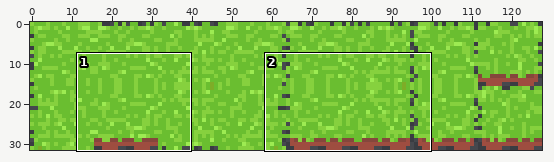
Sprite sheet -- graphics/tile_forest_water_pond.png. The picture above shows the old version from afar; the outline marks the close-up.
Close-up. Before:
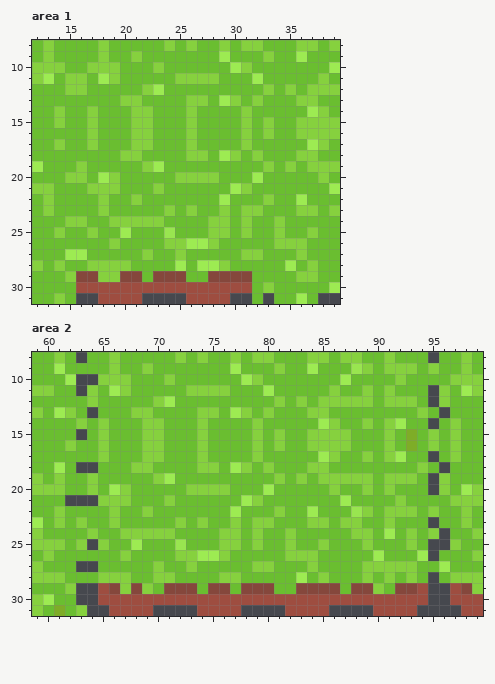
The file is 128x32 pixels. Shown: area 1: x 12..39, y 8..31; area 2: x 59..99, y 8..31.
After:
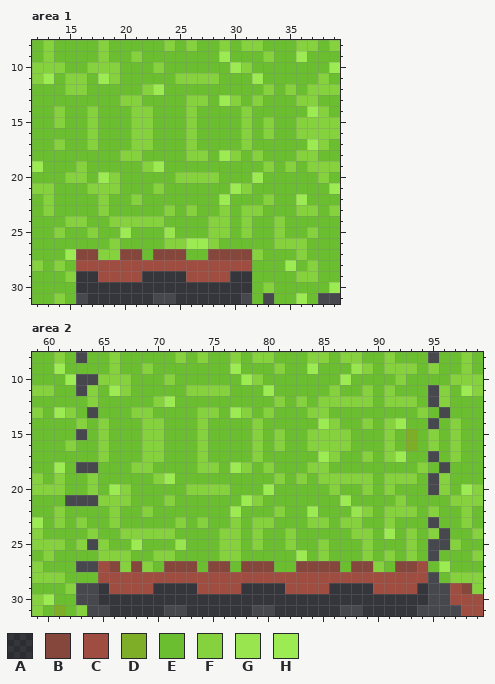
Palette (. is transparent): A #0000003e  B #85473c  C #9e4d40  D #7ead27  E #6abe30  F #86d13e  G #99e550  H #9deb52
From old to new:
--- area 1
@@ x 12..39 @@
 26 EEEEEEEFEEEEFFHHFEEEEEFFFEEE
-27 EEEHHEEEEEFEEFEEEEEFFEEEFEEE
-28 FEFEEFFFFEEEEHEHHFEEEEEHEFEE
-29 EEEFBBFFBBEBBBEEBBBBEEEEFFEE
-30 EEEECCCCCCCCCCCCCCCCEFEEEEEH
-31 EEFE..CCCC....CCCC..E.EEHE..
+27 EEEHBBFFBBEBBBEEBBBBFEEEFEEE
+28 FEFECCCCCCCCCCCCCCCCEEEHEFEE
+29 EEEFAACCCCAAAACCCCAAEEEEFFEE
+30 EEEEAAAAAAAAAAAAAAAAEFEEEEEH
+31 EEFE.AAAAAA..AAAAAA.E.EEHE..
--- area 2
@@ x 59..99 @@
 25 FFFEF.FEEHEEEGEEEFFEFEEFEEFEEEFEEEFE..FEE
-26 EFEEEEEEFEEEEFFHHFEEEEEFFFEEEEEHEEEH.EEEF
-27 FEEE..EEEEEFEEFEEEEEFFEEEFEEEEFFFFFEEHEEE
-28 FFFEEEFFFEEFFEEEEFFEEEEEHEFEEEFEFEFE.EFFF
-29 EEEF..CBFBFEBBBEBBEBBBEEBBBBEBBFEBBC..CBF
-30 FHEE..CCCCCCCCCCCCCCCCCCCCCCCCCCCCCC..CCC
-31 FEDEF..CCCC....CCCC....CCCC....CCCC....CC
+26 EFEEEEFFFEEFFEEEEFFEEEEEHEFEEEFEFEFE.EEEF
+27 FEEE..CBFBFEBBBEBBEBBBEEBBBBEBBFEBBCEHEEE
+28 FFFEEECCCCCCCCCCCCCCCCCCCCCCCCCCCCCC.EFFF
+29 EEEF..ACCCCAAAACCCCAAAACCCCAAAACCCCA..CBF
+30 FHEE..AAAAAAAAAAAAAAAAAAAAAAAAAAAAAA..CCC
+31 FEDEF..AAAAA..AAAAAA..AAAAAA..AAAAA....CC
Pixel boxes of the changes (left, top, right, bottom) in both close-ups:
changed: (76, 249, 252, 304)
changed: (98, 550, 428, 616)
